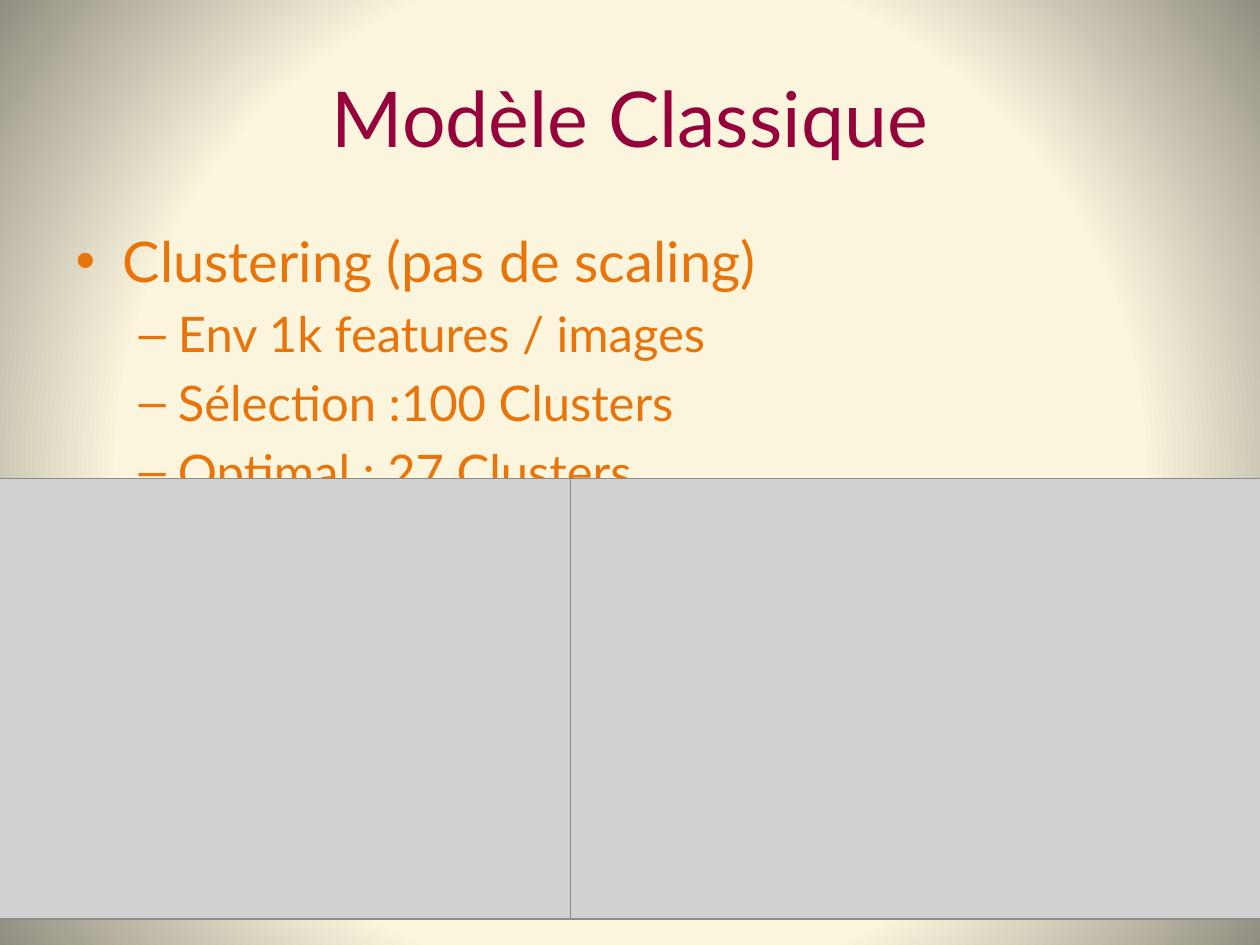
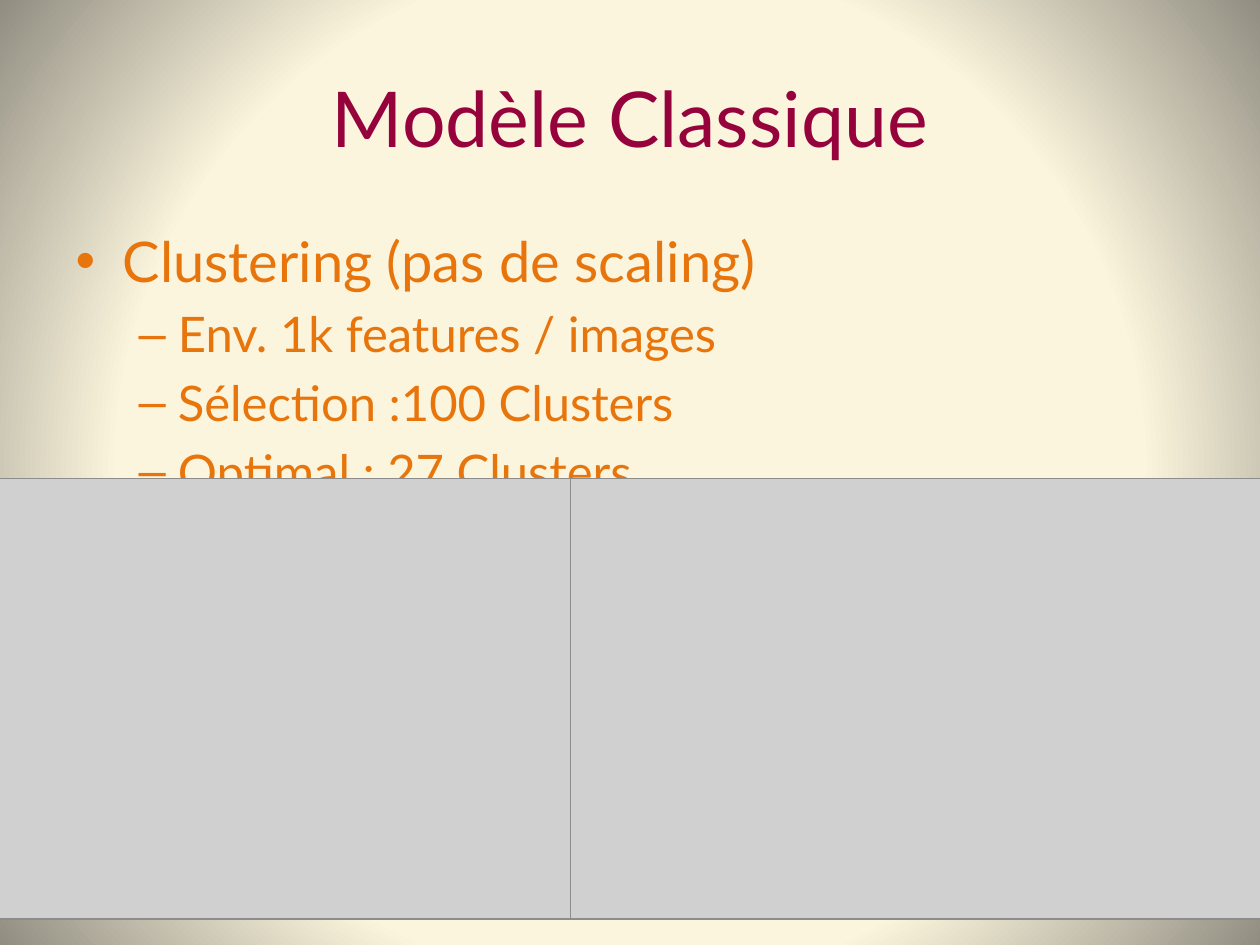
Before and after one commit to Coni63/OC_DS, a slide deck: slide 10 of P7/Presentation_p7.pptx (slide 9 before the commit). Drawn at 1260x945 pixels with LibreOffice and Linux fonts; fonts in the diff are those of the drawing; grey boxes stand for pictures. Boxes give left, top, right and bottom in pixels: in the first picture for what was removed or moved away, otherwise in the second. Text is boxed around its words. In the diff, an @@ line names an element or a change of style, - is before the commit and + after.

```diff
--- a/P7/Presentation_p7.pptx
+++ b/P7/Presentation_p7.pptx
@@ text at box(178, 316, 716, 361): text changed @@
-  – Env 1k features / images
+  – Env. 1k features / images
```
Also in this commit, not shown: 29 other slides changed, 2 slides added, 6 other files.
